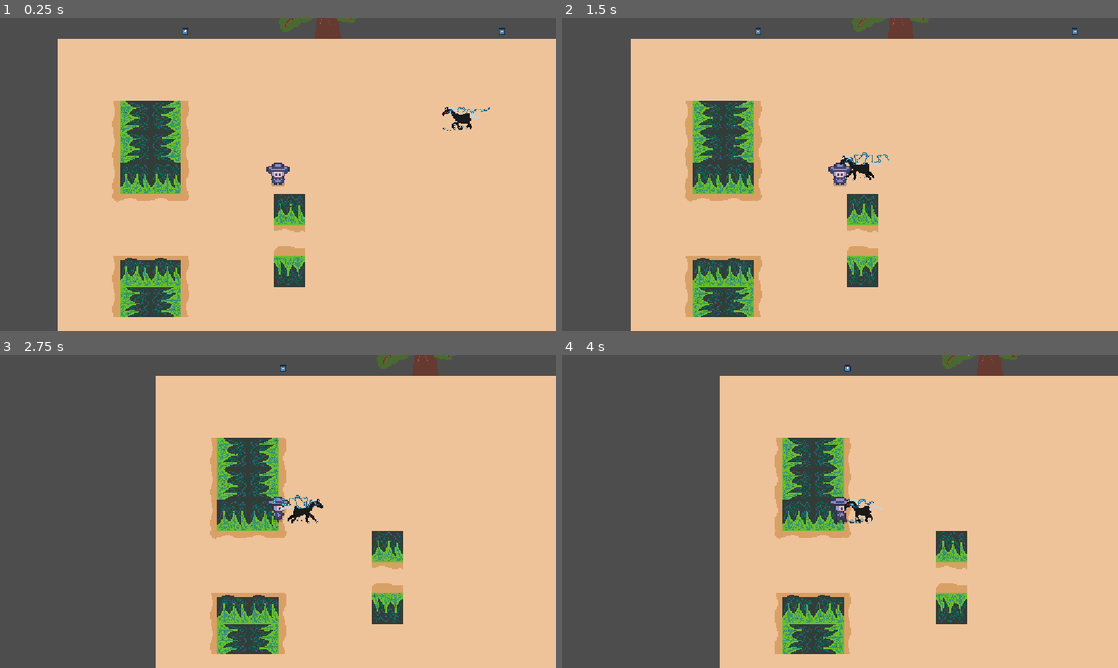
Above: before the commit, frames 1-4 (two rows, left to right).
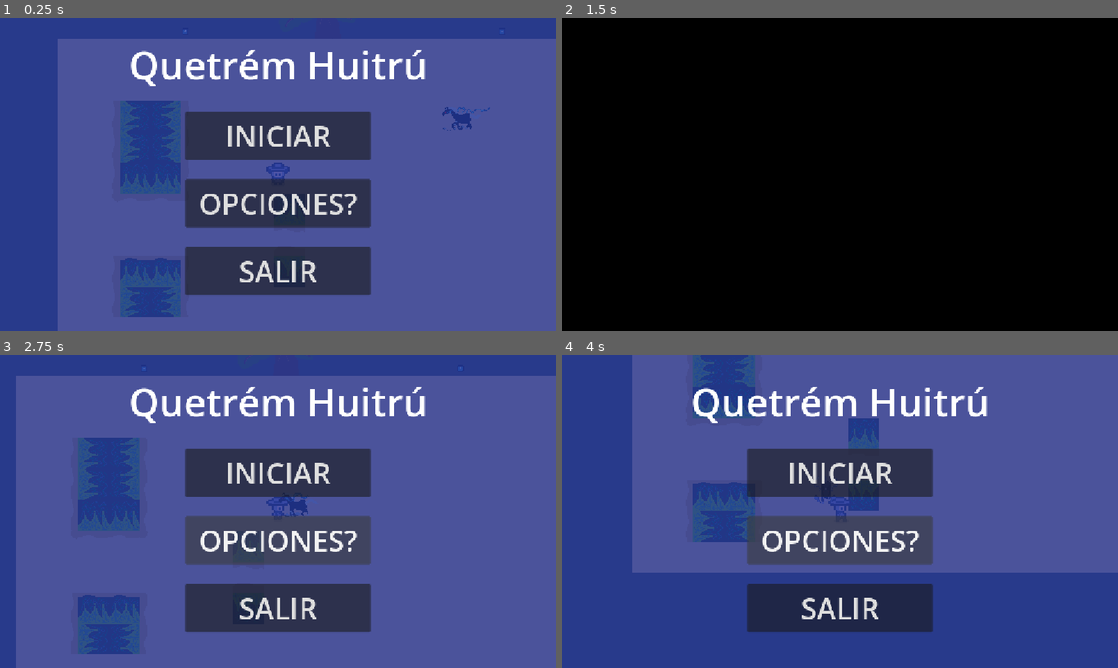
Above: after the commit, the same moments.

Repository: LeonAlbornoz/Quetrem-Huitru
Game: Godot game, scene res://Escenas/Main.tscn
Two runs of this game, one before a commit and one after it. Both use one fixed random seed, a clock stepped at 60 frames per second and the inputs below. The engine's default icon, where the game draws it, is replaced by a stand-in: a white triangle on a blue panel in a dark square.
Inputs (mouse positions are in pixels of both pictures, inside the frame that each line leads up to):
- Up to frame 1 (0.25 s): no input
- Up to frame 2 (1.5 s): click (840, 136) at 0.5 s, where only the run after the commit has a clickable "INICIAR"; click (840, 136) at 1.25 s, where only the run after the commit has a clickable "INICIAR"
- Up to frame 3 (2.75 s): hold D (Move_Right) from 2.03 s (still down)
- Up to frame 4 (4 s): release D (Move_Right) at 2.78 s; hold S (Move_Down) 2.78-3.53 s; hold D (Move_Right) from 3.53 s (still down)

The runs differ from the first frame. In frame 1, 100% of the frame differs, in the area x 0-100%, y 0-100%; in frame 2, 100%; in frame 3, 99%; in frame 4, 99%.

Commit message:
Add Menu
Main, Victoria, Derrota

Diff:
--- /dev/null
+++ b/Escenas/UI.gd
@@ -0,0 +1,20 @@
+extends CanvasLayer
+
+@onready var anim: AnimationPlayer = $Fade/AnimationPlayer
+
+func _ready() -> void:
+	$Reintentar.visible = false
+	$Victoria.visible = false
+	$Fade.visible = false
+
+func _on_iniciar_pressed() -> void:
+	$Fade.visible = true
+	anim.play("Iniciar")
+	await get_tree().create_timer(1).timeout
+	get_tree().change_scene_to_file("res://Escenas/Main.tscn")
+
+func _on_salir_pressed() -> void:
+	get_tree().quit()
+
+func _on_menu_pressed() -> void:
+	get_tree().change_scene_to_file("res://Escenas/UI.tscn")
--- a/Escenas/UI.tscn
+++ b/Escenas/UI.tscn
@@ -1,6 +1,104 @@
 [gd_scene format=3 uid="uid://18yhnywbge6c"]
 
+[ext_resource type="Script" uid="uid://xxer3cmfl1po" path="res://Escenas/UI.gd" id="1_cfecb"]
+
+[sub_resource type="Animation" id="Animation_g0drk"]
+resource_name = "Ganaste"
+step = 0.1
+tracks/0/type = "value"
+tracks/0/imported = false
+tracks/0/enabled = true
+tracks/0/path = NodePath("Fade/BG:color")
+tracks/0/interp = 1
+tracks/0/loop_wrap = true
+tracks/0/keys = {
+"times": PackedFloat32Array(0, 0.4, 1),
+"transitions": PackedFloat32Array(1, 1, 1),
+"update": 0,
+"values": [Color(0, 0, 0, 0), Color(0, 0, 0, 1), Color(0, 0, 0, 1)]
+}
+tracks/1/type = "value"
+tracks/1/imported = false
+tracks/1/enabled = true
+tracks/1/path = NodePath("Victoria:visible")
+tracks/1/interp = 1
+tracks/1/loop_wrap = true
+tracks/1/keys = {
+"times": PackedFloat32Array(1),
+"transitions": PackedFloat32Array(1),
+"update": 1,
+"values": [true]
+}
+
+[sub_resource type="Animation" id="Animation_cfecb"]
+resource_name = "Iniciar"
+step = 0.1
+tracks/0/type = "value"
+tracks/0/imported = false
+tracks/0/enabled = true
+tracks/0/path = NodePath("Fade/BG:color")
+tracks/0/interp = 1
+tracks/0/loop_wrap = true
+tracks/0/keys = {
+"times": PackedFloat32Array(0, 0.4, 1),
+"transitions": PackedFloat32Array(1, 1, 1),
+"update": 0,
+"values": [Color(0, 0, 0, 0), Color(0, 0, 0, 1), Color(0, 0, 0, 1)]
+}
+
+[sub_resource type="Animation" id="Animation_j5fs4"]
+resource_name = "Perdiste"
+step = 0.1
+tracks/0/type = "value"
+tracks/0/imported = false
+tracks/0/enabled = true
+tracks/0/path = NodePath("Fade/BG:color")
+tracks/0/interp = 1
+tracks/0/loop_wrap = true
+tracks/0/keys = {
+"times": PackedFloat32Array(0, 0.4, 1),
+"transitions": PackedFloat32Array(1, 1, 1),
+"update": 0,
+"values": [Color(0, 0, 0, 0), Color(0, 0, 0, 1), Color(0, 0, 0, 1)]
+}
+tracks/1/type = "value"
+tracks/1/imported = false
+tracks/1/enabled = true
+tracks/1/path = NodePath("Reintentar:visible")
+tracks/1/interp = 1
+tracks/1/loop_wrap = true
+tracks/1/keys = {
+"times": PackedFloat32Array(1),
+"transitions": PackedFloat32Array(1),
+"update": 1,
+"values": [true]
+}
+
+[sub_resource type="Animation" id="Animation_ysecq"]
+length = 0.001
+tracks/0/type = "value"
+tracks/0/imported = false
+tracks/0/enabled = true
+tracks/0/path = NodePath("Fade/BG:color")
+tracks/0/interp = 1
+tracks/0/loop_wrap = true
+tracks/0/keys = {
+"times": PackedFloat32Array(0),
+"transitions": PackedFloat32Array(1),
+"update": 0,
+"values": [Color(0, 0, 0, 0)]
+}
+
+[sub_resource type="AnimationLibrary" id="AnimationLibrary_ysecq"]
+_data = {
+&"Ganaste": SubResource("Animation_g0drk"),
+&"Iniciar": SubResource("Animation_cfecb"),
+&"Perdiste": SubResource("Animation_j5fs4"),
+&"RESET": SubResource("Animation_ysecq")
+}
+
 [node name="UI" type="CanvasLayer" unique_id=16273567 groups=["UI"]]
+script = ExtResource("1_cfecb")
 
 [node name="Ganaste" type="Label" parent="." unique_id=75046951]
 visible = false
@@ -13,3 +111,194 @@
 offset_bottom = 103.0
 grow_horizontal = 2
 text = "GANASTE"
+
+[node name="Main" type="Control" parent="." unique_id=2122783655]
+layout_mode = 3
+anchors_preset = 15
+anchor_right = 1.0
+anchor_bottom = 1.0
+grow_horizontal = 2
+grow_vertical = 2
+
+[node name="BG" type="ColorRect" parent="Main" unique_id=673581843]
+layout_mode = 1
+anchors_preset = 15
+anchor_right = 1.0
+anchor_bottom = 1.0
+grow_horizontal = 2
+grow_vertical = 2
+color = Color(0.1159, 0.20648491, 0.61, 0.78431374)
+
+[node name="Titulo" type="Label" parent="Main" unique_id=898916212]
+layout_mode = 1
+anchors_preset = 5
+anchor_left = 0.5
+anchor_right = 0.5
+offset_left = -309.5
+offset_top = 41.0
+offset_right = 309.5
+offset_bottom = 151.0
+grow_horizontal = 2
+theme_override_font_sizes/font_size = 80
+text = "Quetrém Huitrú"
+
+[node name="Botones" type="VBoxContainer" parent="Main" unique_id=516655976]
+layout_mode = 1
+anchors_preset = 8
+anchor_left = 0.5
+anchor_top = 0.5
+anchor_right = 0.5
+anchor_bottom = 0.5
+offset_left = -192.0
+offset_top = -130.0
+offset_right = 192.0
+offset_bottom = 250.0
+grow_horizontal = 2
+grow_vertical = 2
+theme_override_constants/separation = 40
+
+[node name="Iniciar" type="Button" parent="Main/Botones" unique_id=1317927339]
+custom_minimum_size = Vector2(180, 100)
+layout_mode = 2
+theme_override_font_sizes/font_size = 60
+text = "INICIAR"
+
+[node name="Opciones?" type="Button" parent="Main/Botones" unique_id=1900415875]
+custom_minimum_size = Vector2(180, 100)
+layout_mode = 2
+theme_override_font_sizes/font_size = 60
+text = "OPCIONES?
+"
+
+[node name="Salir" type="Button" parent="Main/Botones" unique_id=594542022]
+custom_minimum_size = Vector2(180, 100)
+layout_mode = 2
+theme_override_font_sizes/font_size = 60
+text = "SALIR
+"
+
+[node name="Fade" type="Control" parent="." unique_id=1641082691]
+layout_mode = 3
+anchors_preset = 15
+anchor_right = 1.0
+anchor_bottom = 1.0
+grow_horizontal = 2
+grow_vertical = 2
+
+[node name="BG" type="ColorRect" parent="Fade" unique_id=1621321454]
+layout_mode = 1
+anchors_preset = 15
+anchor_right = 1.0
+anchor_bottom = 1.0
+grow_horizontal = 2
+grow_vertical = 2
+color = Color(0, 0, 0, 0)
+
+[node name="AnimationPlayer" type="AnimationPlayer" parent="Fade" unique_id=163125839]
+root_node = NodePath("../..")
+libraries/ = SubResource("AnimationLibrary_ysecq")
+
+[node name="Reintentar" type="Control" parent="." unique_id=296499811]
+visible = false
+layout_mode = 3
+anchors_preset = 15
+anchor_right = 1.0
+anchor_bottom = 1.0
+grow_horizontal = 2
+grow_vertical = 2
+
+[node name="Texto" type="Label" parent="Reintentar" unique_id=354991695]
+layout_mode = 1
+anchors_preset = 5
+anchor_left = 0.5
+anchor_right = 0.5
+offset_left = -138.0
+offset_top = 176.0
+offset_right = 138.0
+offset_bottom = 199.0
+grow_horizontal = 2
+theme_override_font_sizes/font_size = 40
+text = "EL POTRILLO TE ALCANZO, PERDISTE
+                                  î
+                   (poner otra cosa)"
+
+[node name="Reintentar" type="Button" parent="Reintentar" unique_id=555864521]
+custom_minimum_size = Vector2(260, 80)
+layout_mode = 1
+anchors_preset = 7
+anchor_left = 0.5
+anchor_top = 1.0
+anchor_right = 0.5
+anchor_bottom = 1.0
+offset_left = -130.0
+offset_top = -224.0
+offset_right = 130.0
+offset_bottom = -144.0
+grow_horizontal = 2
+grow_vertical = 0
+theme_override_font_sizes/font_size = 40
+text = "REINTENTAR"
+
+[node name="Menu" type="Button" parent="Reintentar" unique_id=529617302]
+custom_minimum_size = Vector2(260, 80)
+layout_mode = 1
+anchors_preset = 7
+anchor_left = 0.5
+anchor_top = 1.0
+anchor_right = 0.5
+anchor_bottom = 1.0
+offset_left = -130.0
+offset_top = -128.0
+offset_right = 130.0
+offset_bottom = -48.0
+grow_horizontal = 2
+grow_vertical = 0
+theme_override_font_sizes/font_size = 40
+text = "MENU"
+
+[node name="Victoria" type="Control" parent="." unique_id=1823126316]
+visible = false
+layout_mode = 3
+anchors_preset = 15
+anchor_right = 1.0
+anchor_bottom = 1.0
+grow_horizontal = 2
+grow_vertical = 2
+
+[node name="Texto" type="Label" parent="Victoria" unique_id=1140277556]
+layout_mode = 1
+anchors_preset = 5
+anchor_left = 0.5
+anchor_right = 0.5
+offset_left = -20.0
+offset_top = 112.0
+offset_right = 20.0
+offset_bottom = 135.0
+grow_horizontal = 2
+theme_override_font_sizes/font_size = 40
+text = "EL POTRILLO NO VOLVERA, GANASTE
+                                 î
+                   (nose que poner)"
+
+[node name="Menu" type="Button" parent="Victoria" unique_id=1342504298]
+custom_minimum_size = Vector2(300, 100)
+layout_mode = 1
+anchors_preset = 7
+anchor_left = 0.5
+anchor_top = 1.0
+anchor_right = 0.5
+anchor_bottom = 1.0
+offset_left = -150.0
+offset_top = -252.0
+offset_right = 150.0
+offset_bottom = -152.0
+grow_horizontal = 2
+grow_vertical = 0
+theme_override_font_sizes/font_size = 50
+text = "MENU"
+
+[connection signal="pressed" from="Main/Botones/Iniciar" to="." method="_on_iniciar_pressed"]
+[connection signal="pressed" from="Main/Botones/Salir" to="." method="_on_salir_pressed"]
+[connection signal="pressed" from="Reintentar/Reintentar" to="." method="_on_iniciar_pressed"]
+[connection signal="pressed" from="Reintentar/Menu" to="." method="_on_menu_pressed"]
+[connection signal="pressed" from="Victoria/Menu" to="." method="_on_menu_pressed"]
Not shown, added: Escenas/UI.gd.uid
